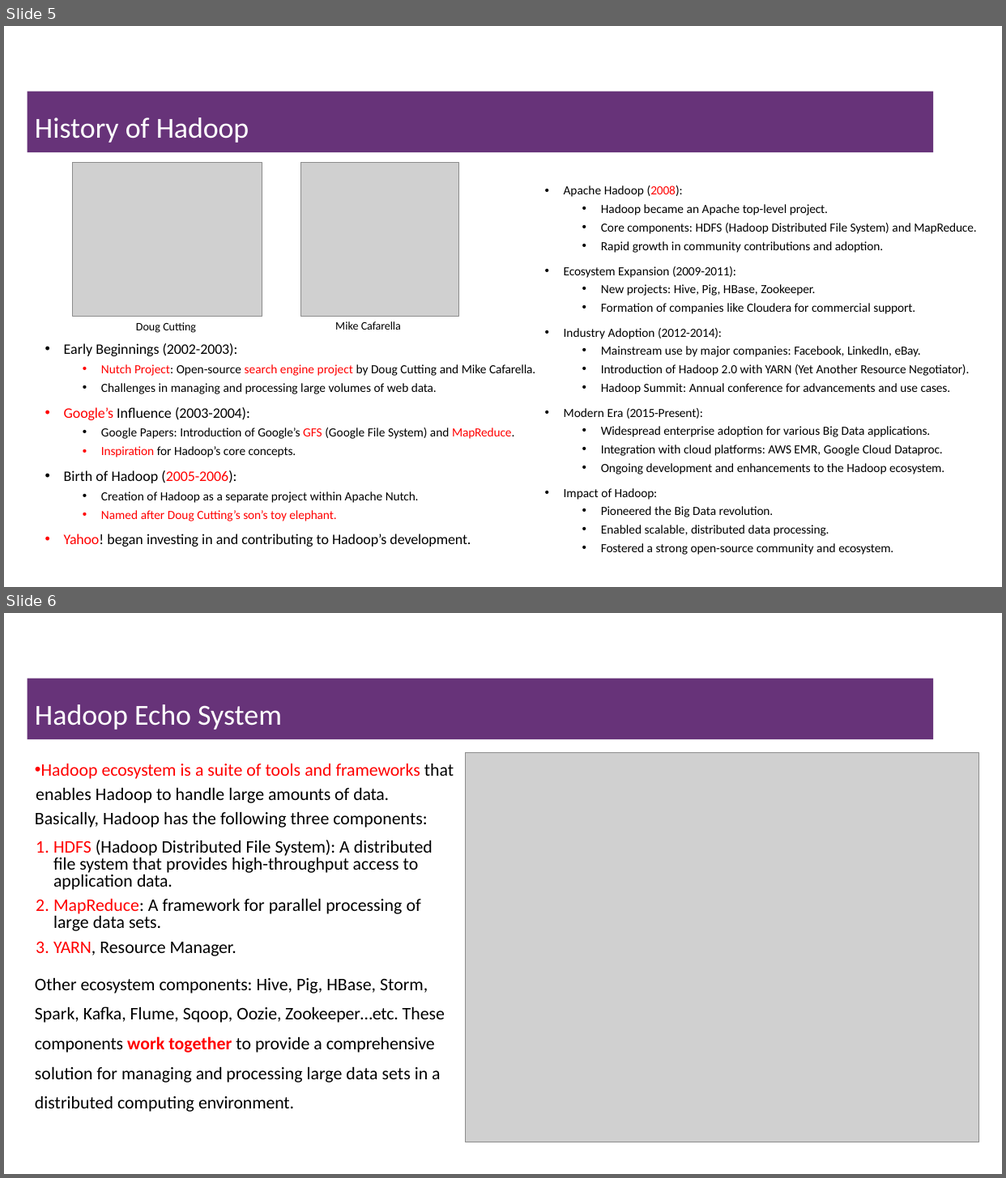
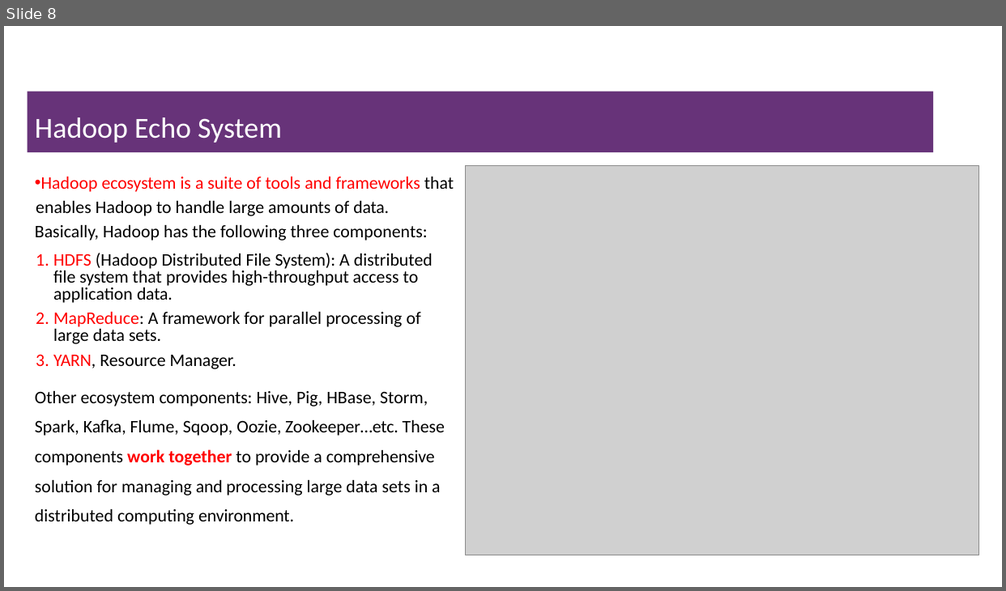
Before and after one commit to msfasha/307401-Big-Data, a slide deck: 20243/section_2_introduction_to_hadoop_eco_system/2-Introduction to Hadoop Eco System.pptx. Shown one above the other, each under a label of ours: slides 5 and 6 before the commit, slide 8 after it. The pictures are 1006x1178 and 1006x591 pixels, drawn with LibreOffice and Linux fonts; fonts in the diff are those of the drawing; grey boxes stand for pictures; background and template pictures are left out. Boxes give left, top, right and bottom in pixels: in the first picture for what was removed or moved away, otherwise in the second. Text is boxed around its words. In the diff, an @@ line names an element or a change of style, - is before the commit and + after.

Commit message:
updated hadoop echo system

```diff
--- a/20243/section_2_introduction_to_hadoop_eco_system/2-Introduction to Hadoop Eco System.pptx
+++ b/20243/section_2_introduction_to_hadoop_eco_system/2-Introduction to Hadoop Eco System.pptx
@@ slide 5 removed at <box>4,26,1002,587</box>, background #FFFFFF @@
@@ title removed at <box>27,91,934,152</box> @@
-History of Hadoop
@@ picture removed at <box>73,163,263,317</box> @@
@@ picture removed at <box>301,163,459,317</box> @@
@@ text removed at <box>564,186,976,555</box> @@
-• Apache Hadoop (2008):
-  • Hadoop became an Apache top-level project.
-  • Core components: HDFS (Hadoop Distributed File System) and MapReduce.
-  • Rapid growth in community contributions and adoption.
-• Ecosystem Expansion (2009-2011):
-  • New projects: Hive, Pig, HBase, Zookeeper.
-  • Formation of companies like Cloudera for commercial support.
-• Industry Adoption (2012-2014):
-  • Mainstream use by major companies: Facebook, LinkedIn, eBay.
-  • Introduction of Hadoop 2.0 with YARN (Yet Another Resource Negotiator).
-  • Hadoop Summit: Annual conference for advancements and use cases.
-• Modern Era (2015-Present):
-  • Widespread enterprise adoption for various Big Data applications.
-  • Integration with cloud platforms: AWS EMR, Google Cloud Dataproc.
-  • Ongoing development and enhancements to the Hadoop ecosystem.
-• Impact of Hadoop:
-  • Pioneered the Big Data revolution.
-  • Enabled scalable, distributed data processing.
-  • Fostered a strong open-source community and ecosystem.
@@ text removed at <box>64,322,238,356</box> @@
-Doug Cutting
-• Early Beginnings (2002-2003):
@@ text removed at <box>335,322,401,330</box> @@
-Mike Cafarella
@@ text removed at <box>64,365,535,547</box> @@
-• Nutch Project: Open-source search engine project by Doug Cutting and Mike Cafarella.
-• Challenges in managing and processing large volumes of web data.
-• Google’s Influence (2003-2004):
-  • Google Papers: Introduction of Google’s GFS (Google File System) and MapReduce.
-  • Inspiration for Hadoop’s core concepts.
-• Birth of Hadoop (2005-2006):
-  • Creation of Hadoop as a separate project within Apache Nutch.
-  • Named after Doug Cutting’s son’s toy elephant.
-• Yahoo! began investing in and contributing to Hadoop’s development.
@@ what was slide 6 is now slide 8 @@
```
Also in this commit, not shown: 2 slides changed, 4 slides added, 1 other slide removed.
